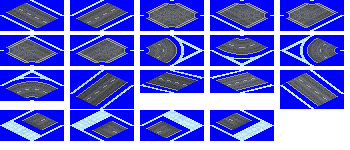
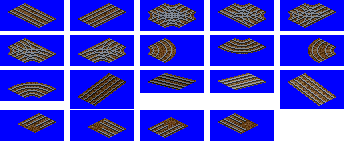
Two versions of the same layered image (350 × 150). Layer-by-layer changes:
showed "RAIL" over [8, 3, 336, 138]
hid "ASF2_AVENUE_SNOW" over [0, 0, 344, 141]
